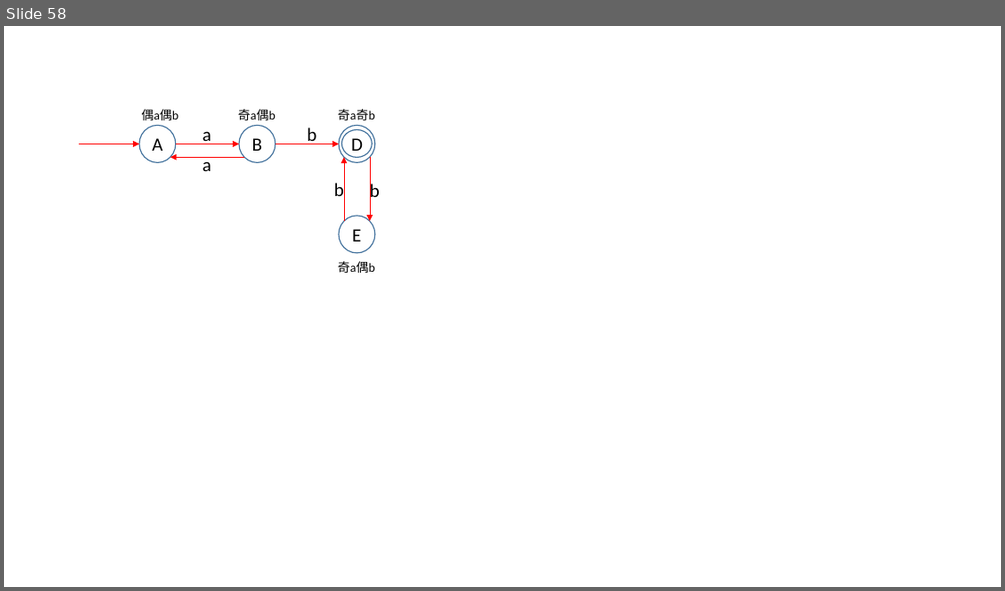
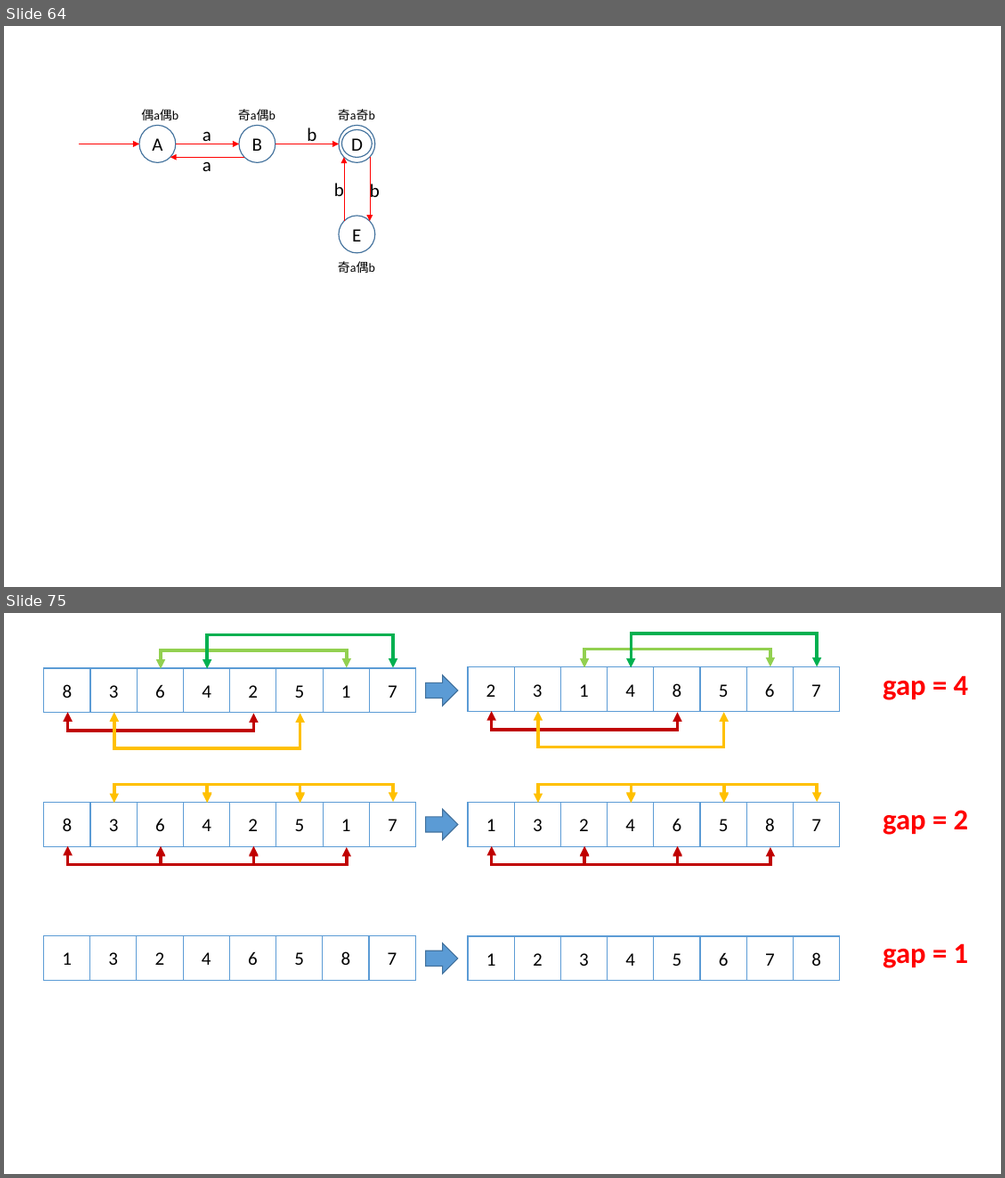
Before and after one commit to Waynefn/cpp_ds_algo, a slide deck: ppt.pptx. Shown one above the other, each under a label of ours: slide 58 before the commit, slides 64 and 75 after it; the slides between them are not shown. The pictures are 1005x591 and 1005x1178 pixels, drawn with LibreOffice and Linux fonts; fonts in the diff are those of the drawing. Boxes give left, top, right and bottom in pixels: in the first picture for what was removed or moved away, otherwise in the second. Text is boxed around its words. In the diff, an @@ line names an element or a change of style, - is before the commit and + after.

```diff
--- a/ppt.pptx
+++ b/ppt.pptx
@@ slide 75 added at box(4, 613, 1001, 1174), background #FFFFFF @@
@@ elbow double arrow added from (208, 669) to (393, 667), #00B050 3 pt @@
@@ elbow double arrow added from (631, 667) to (817, 666), #00B050 3 pt @@
@@ elbow double arrow added from (161, 669) to (347, 667), #92D050 3 pt @@
@@ elbow double arrow added from (584, 667) to (770, 666), #92D050 3 pt @@
@@ group added at box(44, 668, 415, 713): 8 rectangles @@
+8
+3
+5
+4
+2
+6
+1
+7
@@ right arrow added at box(426, 675, 458, 706), fill #5B9BD5, outline #43739E 1 pt @@
@@ group added at box(468, 666, 840, 711): 8 rectangles @@
+2
+3
+5
+4
+8
+1
+6
+7
@@ text added at box(882, 675, 969, 700), 28 pt, text #FF0000, bold @@
+gap = 4
@@ elbow double arrow added from (67, 713) to (254, 714), #C00000 3 pt @@
@@ elbow double arrow added from (114, 713) to (300, 714), #FFC000 3 pt @@
@@ elbow double arrow added from (492, 711) to (678, 712), #C00000 3 pt @@
@@ elbow double arrow added from (538, 711) to (724, 712), #FFC000 3 pt @@
@@ elbow double arrow added from (114, 803) to (208, 802), #FFC000 3 pt @@
@@ elbow double arrow added from (208, 803) to (300, 802), #FFC000 3 pt @@
@@ elbow double arrow added from (300, 803) to (393, 802), #FFC000 3 pt @@
@@ elbow double arrow added from (538, 803) to (631, 802), #FFC000 3 pt @@
@@ elbow double arrow added from (631, 803) to (724, 802), #FFC000 3 pt @@
@@ elbow double arrow added from (724, 803) to (817, 802), #FFC000 3 pt @@
@@ group added at box(44, 803, 415, 846): 8 rectangles @@
+8
+3
+5
+4
+2
+6
+1
+7
@@ right arrow added at box(426, 809, 458, 840), fill #5B9BD5, outline #43739E 1 pt @@
@@ group added at box(468, 803, 840, 846): 8 rectangles @@
+1
+3
+5
+4
+6
+2
+8
+7
@@ text added at box(882, 810, 969, 835), 28 pt, text #FF0000, bold @@
+gap = 2
@@ elbow double arrow added from (67, 846) to (161, 847), #C00000 3 pt @@
@@ elbow double arrow added from (161, 846) to (254, 847), #C00000 3 pt @@
@@ elbow double arrow added from (254, 846) to (347, 847), #C00000 3 pt @@
@@ elbow double arrow added from (492, 846) to (584, 847), #C00000 3 pt @@
@@ elbow double arrow added from (584, 846) to (678, 847), #C00000 3 pt @@
@@ elbow double arrow added from (678, 846) to (770, 847), #C00000 3 pt @@
@@ group added at box(44, 935, 415, 980): 8 rectangles @@
+1
+3
+5
+4
+6
+2
+8
+7
@@ right arrow added at box(426, 943, 458, 973), fill #5B9BD5, outline #43739E 1 pt @@
@@ group added at box(468, 936, 840, 981): 8 rectangles @@
+1
+2
+6
+4
+5
+3
+7
+8
@@ text added at box(882, 943, 969, 968), 28 pt, text #FF0000, bold @@
+gap = 1
@@ what was slide 58 is now slide 64 @@
```
Also in this commit, not shown: 5 slides changed, 27 other slides added, 11 other files.
